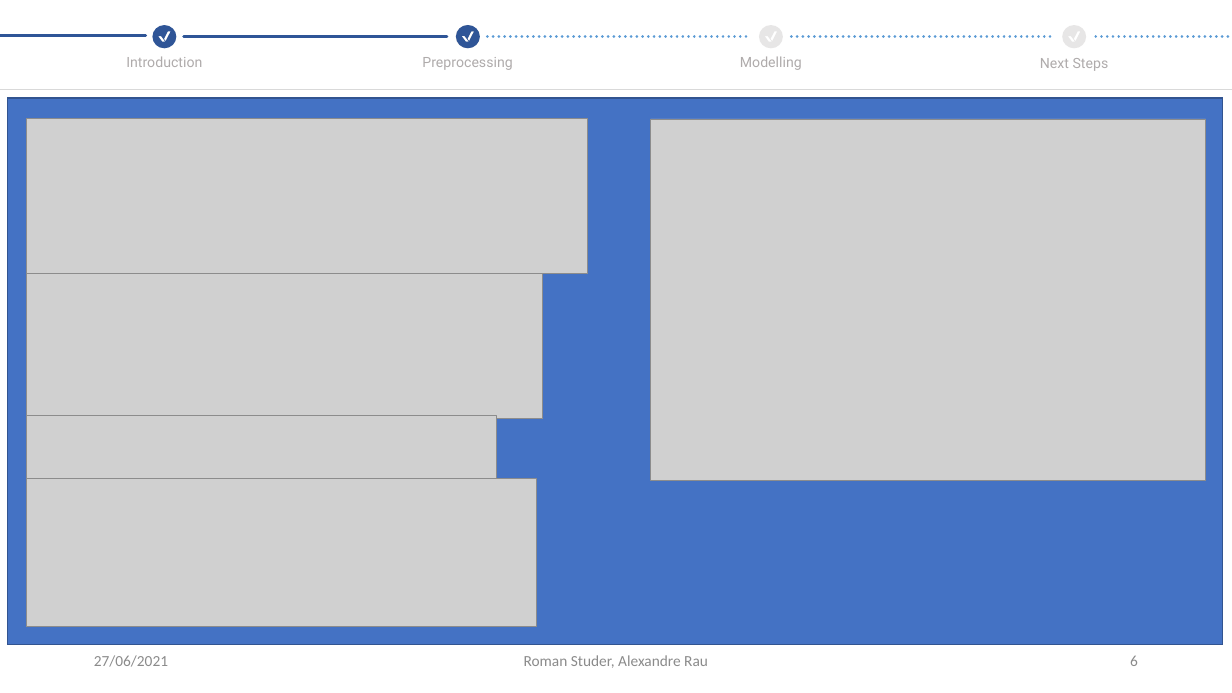
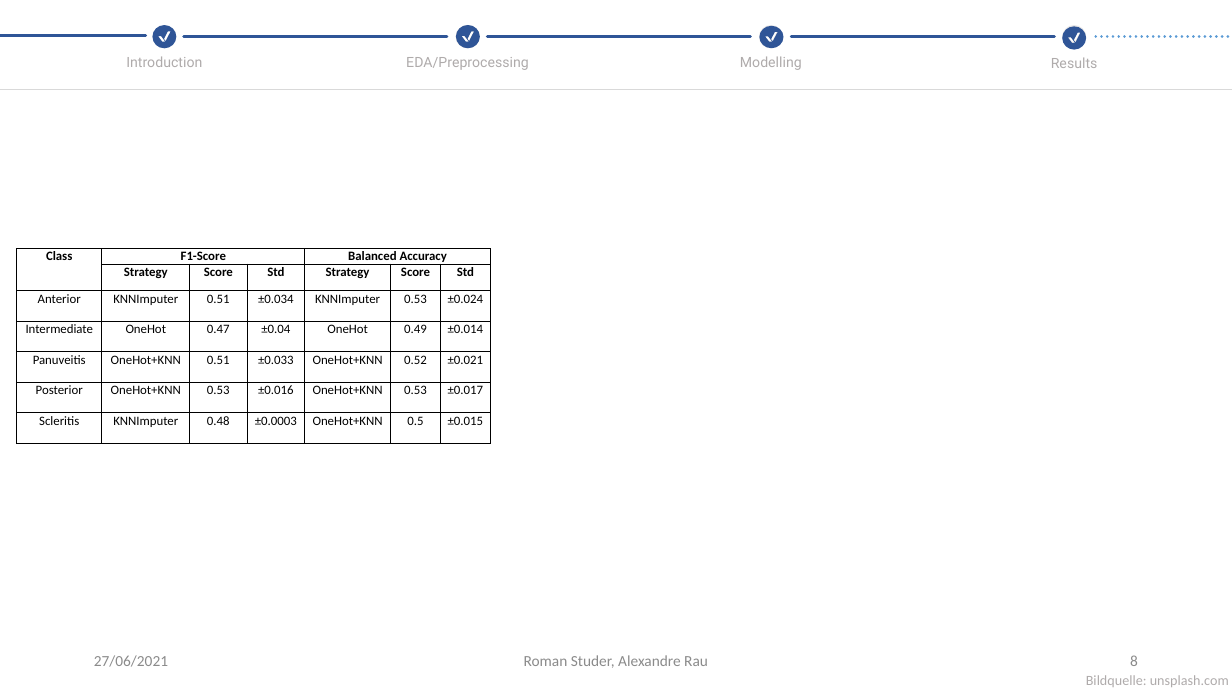
Before and after one commit to CrawTheOne/mirror_-fhnw_ds_fs2021_medical_challenge, a slide deck: slide 8 of presentation/Final_Presentation.pptx (slide 6 before the commit). Drawn at 1232x693 pixels with LibreOffice and Linux fonts; fonts in the diff are those of the drawing; grey boxes stand for pictures. Boxes give left, top, right and bottom in pixels: in the first picture for what was removed or moved away, otherwise in the second. Text is boxed around its words. In the diff, an @@ line names an element or a change of style, - is before the commit and + after.

Commit message:
added intro/preprocessing and part of results

```diff
--- a/presentation/Final_Presentation.pptx
+++ b/presentation/Final_Presentation.pptx
@@ freeform shape added at [760,26,784,48], fill #2F5597 @@
@@ freeform shape added at [1063,27,1087,50], fill #2F5597 @@
@@ text at [406,57,529,70]: text changed @@
-Preprocessing
+EDA/Preprocessing
@@ line (487, 37) - (750, 37): stroke #5B9BD5 2.25 pt dashed to #2F5597 2.5 pt @@
@@ line added from (791, 37) to (1055, 37), #2F5597 2.5 pt @@
@@ text at [1051,57,1098,68]: text changed @@
-Next Steps
+Results
@@ rectangle removed at [7,98,1223,644] @@
@@ picture removed at [27,118,588,274] @@
@@ picture removed at [651,119,1206,481] @@
@@ table added at [17,249,490,444], 7 rows, 7 columns @@
+Class | F1-Score |  |  | Balanced Accuracy |  | 
+ | Strategy | Score | Std | Strategy | Score | Std
+Anterior | KNNImputer | 0.51 | ±0.034 | KNNImputer | 0.53 | ±0.024
+Intermediate | OneHot | 0.47 | ±0.04 | OneHot | 0.49 | ±0.014
+Panuveitis | OneHot+KNN | 0.51 | ±0.033 | OneHot+KNN | 0.52 | ±0.021
+Posterior | OneHot+KNN | 0.53 | ±0.016 | OneHot+KNN | 0.53 | ±0.017
+Scleritis | KNNImputer | 0.48 | ±0.0003 | OneHot+KNN | 0.5 | ±0.015
@@ picture removed at [27,274,543,419] @@
@@ picture removed at [27,416,496,482] @@
@@ picture removed at [26,479,536,627] @@
@@ page number at [1130,655,1138,666]: text changed @@
-6
+8
@@ text added at [1086,675,1229,687], 11 pt, text #AFABAB @@
+Bildquelle: unsplash.com
```
Also in this commit, not shown: 7 other slides changed, 1 slide added, 1 slide removed.
